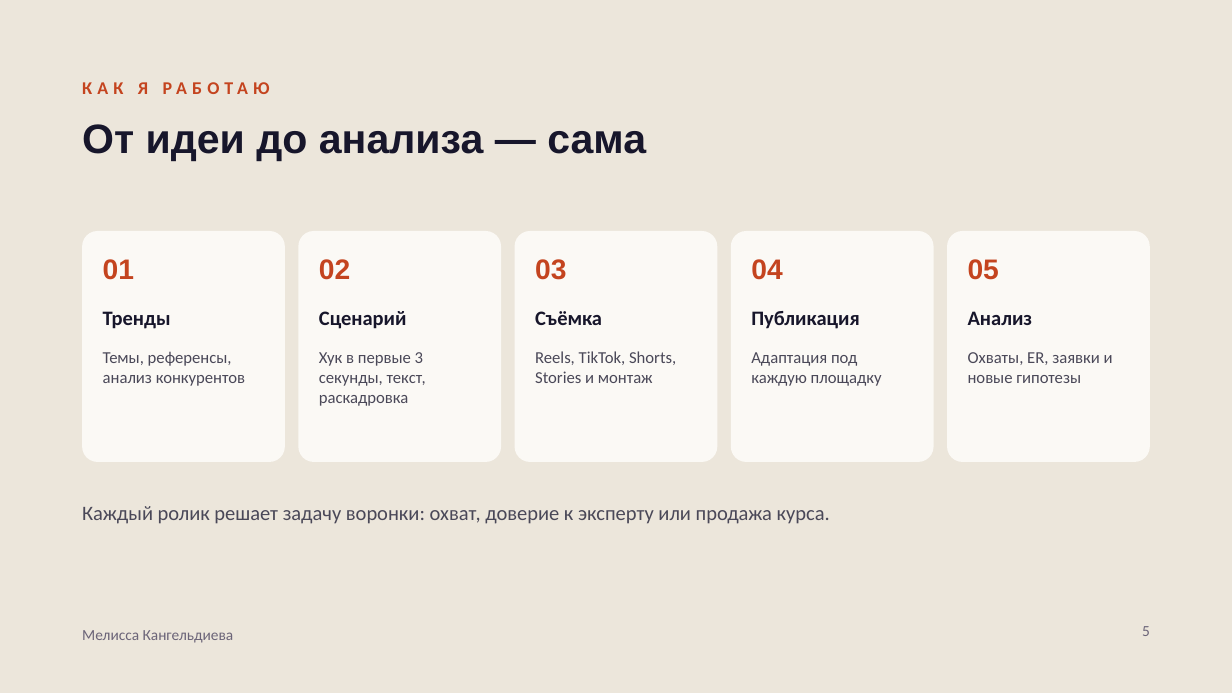
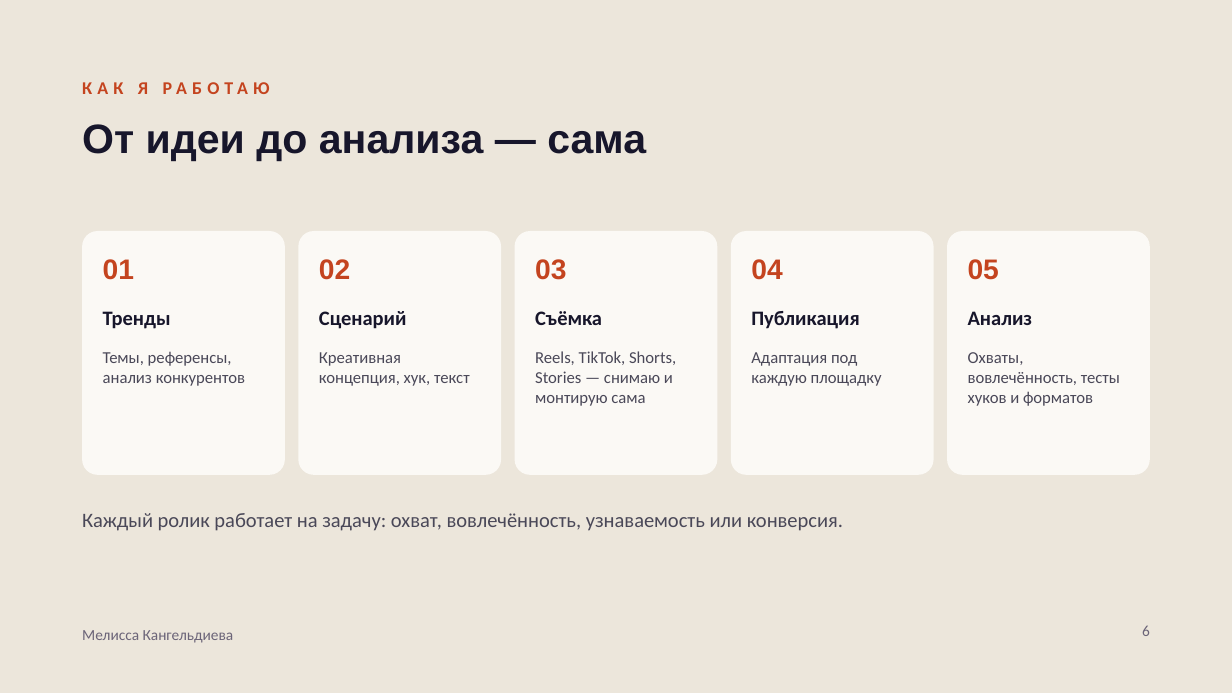
Before and after one commit to grosserschmid-wq/forexample, a slide deck: slide 6 of presentation/Kangeldieva_SMM.pptx (slide 5 before the commit). Drawn at 1232x693 pixels with LibreOffice and Linux fonts; fonts in the diff are those of the drawing. Boxes give left, top, right and bottom in pixels: in the first picture for what was removed or moved away, otherwise in the second. Text is boxed around its words. In the diff, an @@ line names an element or a change of style, - is before the commit and + after.

```diff
--- a/presentation/Kangeldieva_SMM.pptx
+++ b/presentation/Kangeldieva_SMM.pptx
@@ rounded rectangle: place and size @@
-rounded rectangle at [82,231,285,462]
+rounded rectangle at [82,231,285,475]
@@ rounded rectangle: place and size @@
-rounded rectangle at [299,231,501,462]
+rounded rectangle at [299,231,501,475]
@@ rounded rectangle: place and size @@
-rounded rectangle at [515,231,717,462]
+rounded rectangle at [515,231,717,475]
@@ rounded rectangle: place and size @@
-rounded rectangle at [731,231,933,462]
+rounded rectangle at [731,231,933,475]
@@ rounded rectangle: place and size @@
-rounded rectangle at [947,231,1150,462]
+rounded rectangle at [947,231,1150,475]
@@ text at [319,352,470,386]: text changed @@
-Хук в первые 3 секунды, текст, раскадровка
+Креативная концепция, хук, текст
@@ text at [535,351,676,406]: text changed @@
-Reels, TikTok, Shorts, Stories и монтаж
+Reels, TikTok, Shorts, Stories — снимаю и монтирую сама
@@ text at [968,352,1120,406]: text changed @@
-Охваты, ER, заявки и новые гипотезы
+Охваты, вовлечённость, тесты хуков и форматов
@@ text at [82,513,843,531]: text changed @@
-Каждый ролик решает задачу воронки: охват, доверие к эксперту или продажа курса.
+Каждый ролик работает на задачу: охват, вовлечённость, узнаваемость или конверсия.
@@ page number at [1142,625,1150,636]: text changed @@
-5
+6
```
Also in this commit, not shown: 2 other slides changed, 7 slides added, 8 slides removed, 2 other files.
